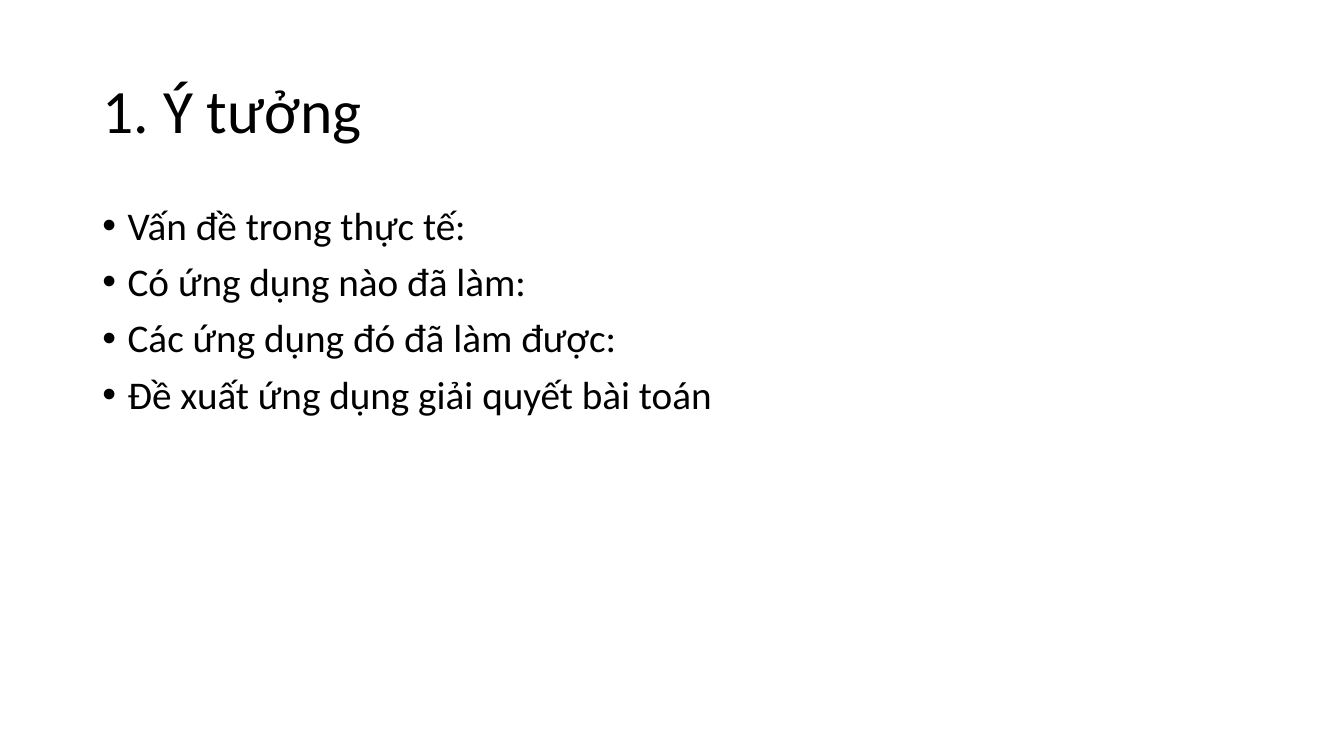
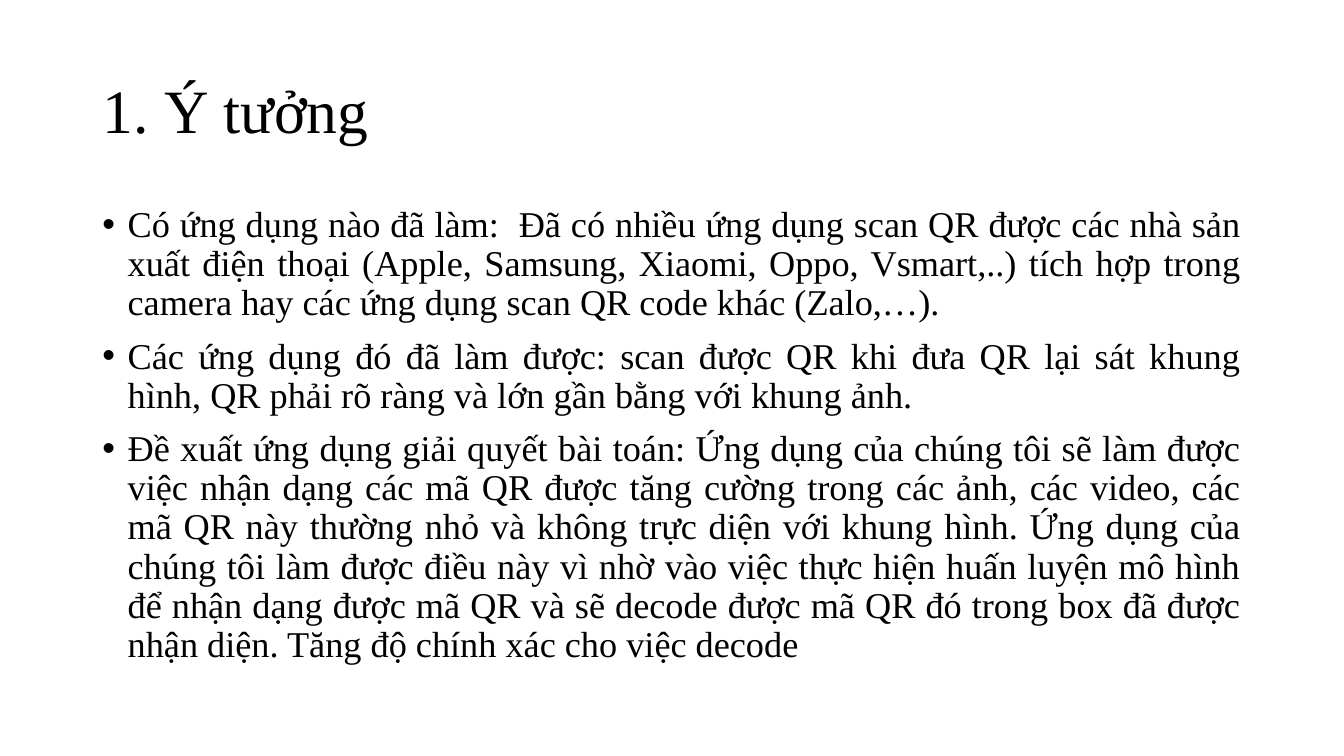
Before and after one commit to NguyenXuanVinh2000/KHDL-UD2, a slide deck: slide 3 of Thuyet_trinh_PowerPoint.pptx (slide 2 before the commit). Drawn at 1344x756 pixels with LibreOffice and Linux fonts; fonts in the diff are those of the drawing. Boxes give left, top, right and bottom in pixels: in the first picture for what was removed or moved away, otherwise in the second. Text is boxed around its words. In the diff, an @@ line names an element or a change of style, - is before the commit and + after.

```diff
--- a/Thuyet_trinh_PowerPoint.pptx
+++ b/Thuyet_trinh_PowerPoint.pptx
@@ title "1. Ý tưởng" at (102, 84, 369, 144): font Calibri to Times New Roman @@
@@ text at (128, 210, 1241, 664): text changed; size 28 to 25.9 pt; font Calibri to Times New Roman @@
-• Vấn đề trong thực tế:
-• Có ứng dụng nào đã làm:
-• Các ứng dụng đó đã làm được:
-• Đề xuất ứng dụng giải quyết bài toán
+• Có ứng dụng nào đã làm: Đã có nhiều ứng dụng scan QR được các nhà sản xuất điện thoại (Apple, Samsung, Xiaomi, Oppo, Vsmart,..) tích hợp trong camera hay các ứng dụng scan QR code khác (Zalo,…).
+• Các ứng dụng đó đã làm được: scan được QR khi đưa QR lại sát khung hình, QR phải rõ ràng và lớn gần bằng với khung ảnh.
+• Đề xuất ứng dụng giải quyết bài toán: Ứng dụng của chúng tôi sẽ làm được việc nhận dạng các mã QR được tăng cường trong các ảnh, các video, các mã QR này thường nhỏ và không trực diện với khung hình. Ứng dụng của chúng tôi làm được điều này vì nhờ vào việc thực hiện huấn luyện mô hình để nhận dạng được mã QR và sẽ decode được mã QR đó trong box đã được nhận diện. Tăng độ chính xác cho việc decode
```
Also in this commit, not shown: 4 other slides changed, 3 slides added, 1 slide removed.
